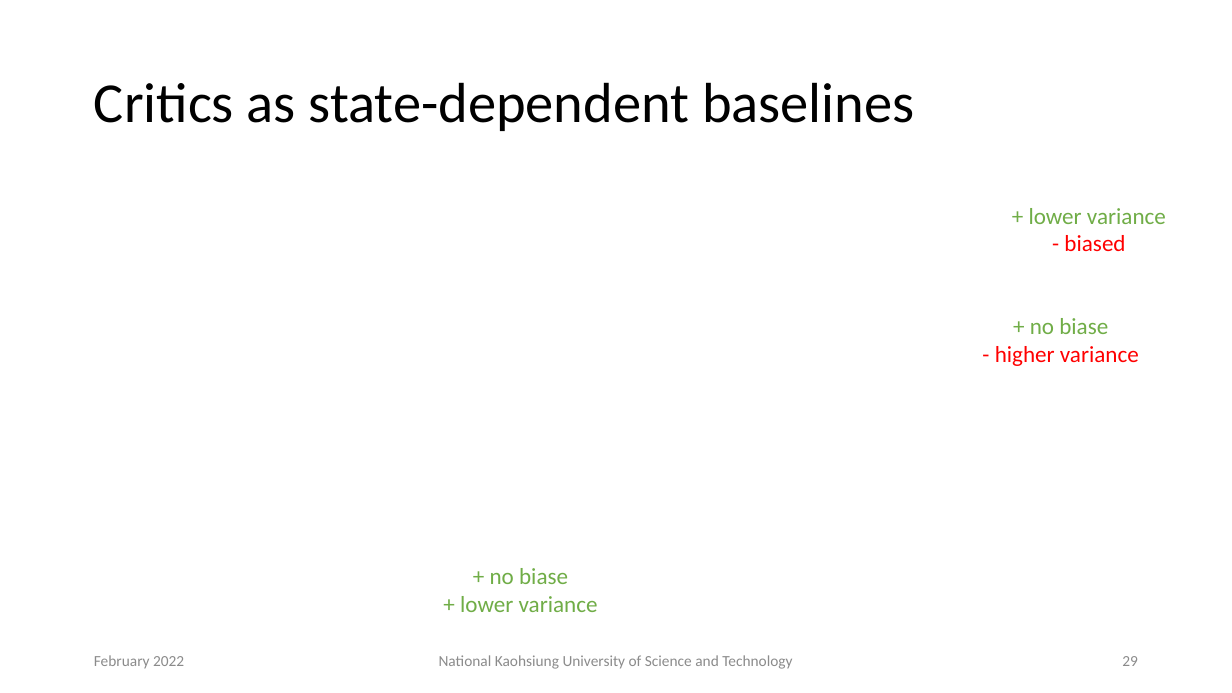
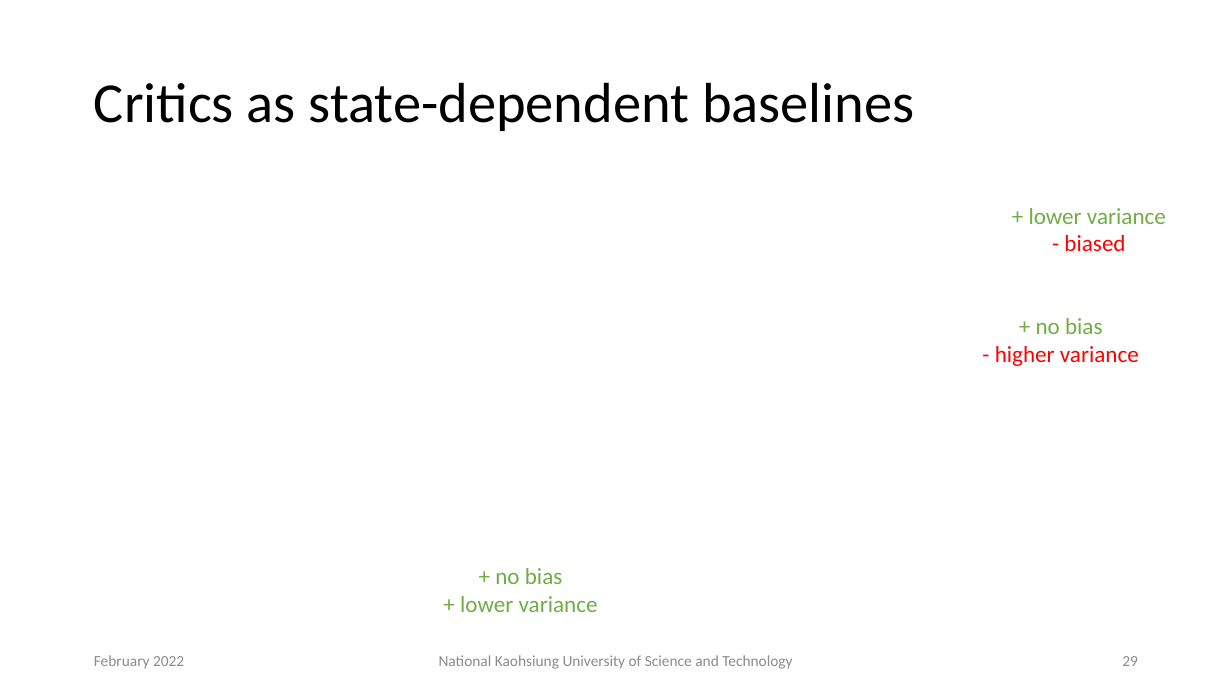
Before and after one commit to chiayisu/chiayisu.github.io, a slide deck: slide 29 of files/course_material/reinforcement-learning/PPT/Lecture9.pptx. Drawn at 1232x693 pixels with LibreOffice and Linux fonts; fonts in the diff are those of the drawing; grey boxes stand for pictures. Boxes give left, top, right and bottom in pixels: in the first picture for what was removed or moved away, otherwise in the second. Text is boxed around its words. In the diff, an @@ line names an element or a change of style, - is before the commit and + after.

Commit message:
revise

```diff
--- a/files/course_material/reinforcement-learning/PPT/Lecture9.pptx
+++ b/files/course_material/reinforcement-learning/PPT/Lecture9.pptx
@@ text at (x1=1036, y1=318, x2=1103, y2=334): text changed @@
-+ no biase
++ no bias
@@ text at (x1=495, y1=568, x2=563, y2=584): text changed @@
-+ no biase
++ no bias
```
Also in this commit, not shown: 2 other slides changed.
